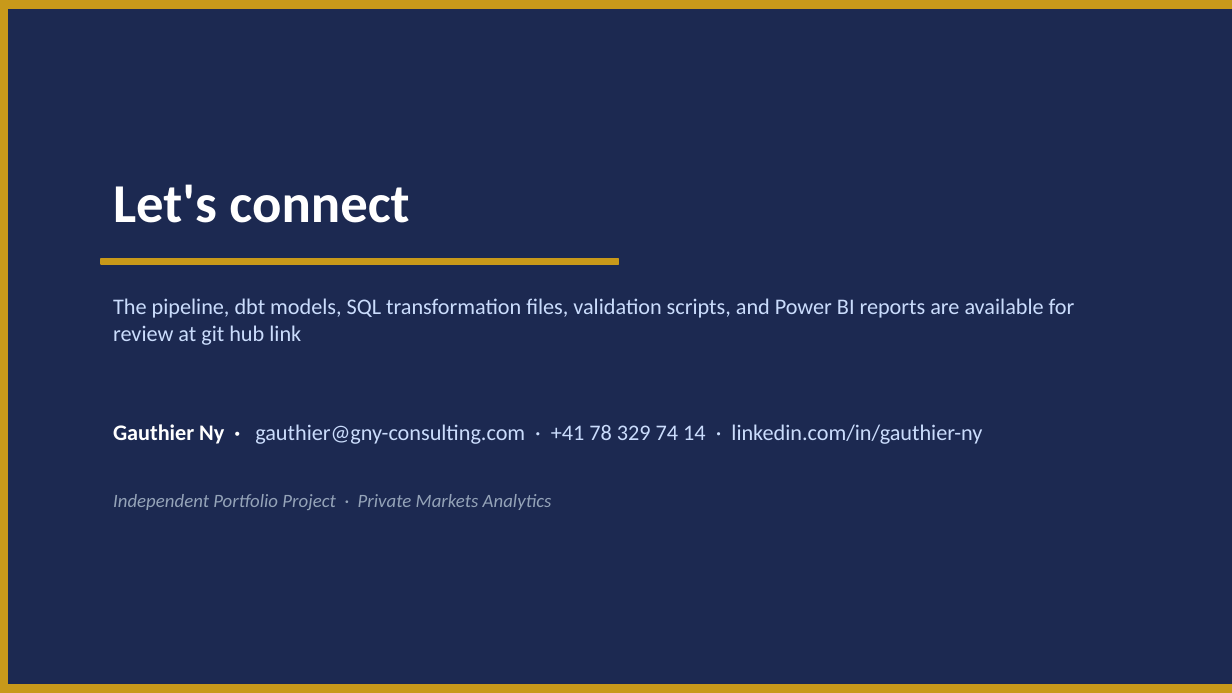
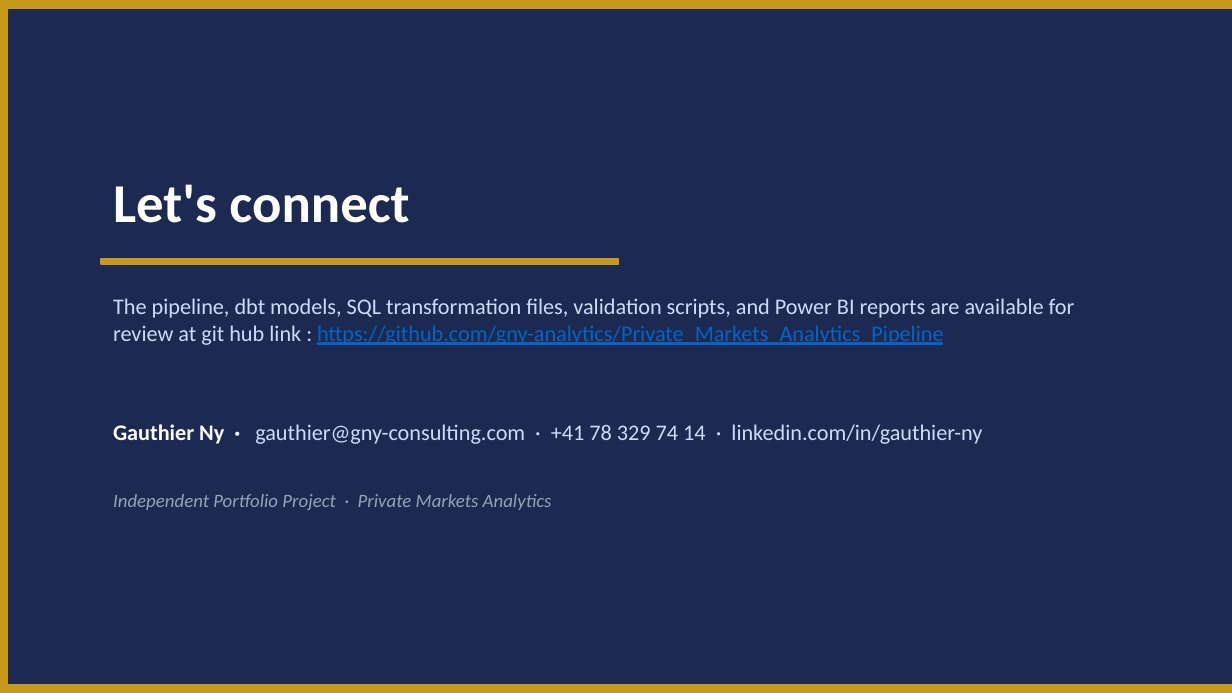
Before and after one commit to gny-analytics/Private_Markets_Analytics_Pipeline, a slide deck: slide 18 of PitchbookDeck_and_deliverables/Private_Markets_Analytics_Pipeline.pptx. Drawn at 1232x693 pixels with LibreOffice and Linux fonts; fonts in the diff are those of the drawing. Boxes give left, top, right and bottom in pixels: in the first picture for what was removed or moved away, otherwise in the second. Text is boxed around its words. In the diff, an @@ line names an element or a change of style, - is before the commit and + after.

Commit message:
Added the git hub link in the last slide of the pptx and pdf deck

```diff
--- a/PitchbookDeck_and_deliverables/Private_Markets_Analytics_Pipeline.pptx
+++ b/PitchbookDeck_and_deliverables/Private_Markets_Analytics_Pipeline.pptx
@@ text at <box>113,298,1075,345</box>: text changed @@
-The pipeline, dbt models, SQL transformation files, validation scripts, and Power BI reports are available for review at git hub link
+The pipeline, dbt models, SQL transformation files, validation scripts, and Power BI reports are available for review at git hub link : https://github.com/gny-analytics/Private_Markets_Analytics_Pipeline
```
Also in this commit, not shown: 1 other file.
